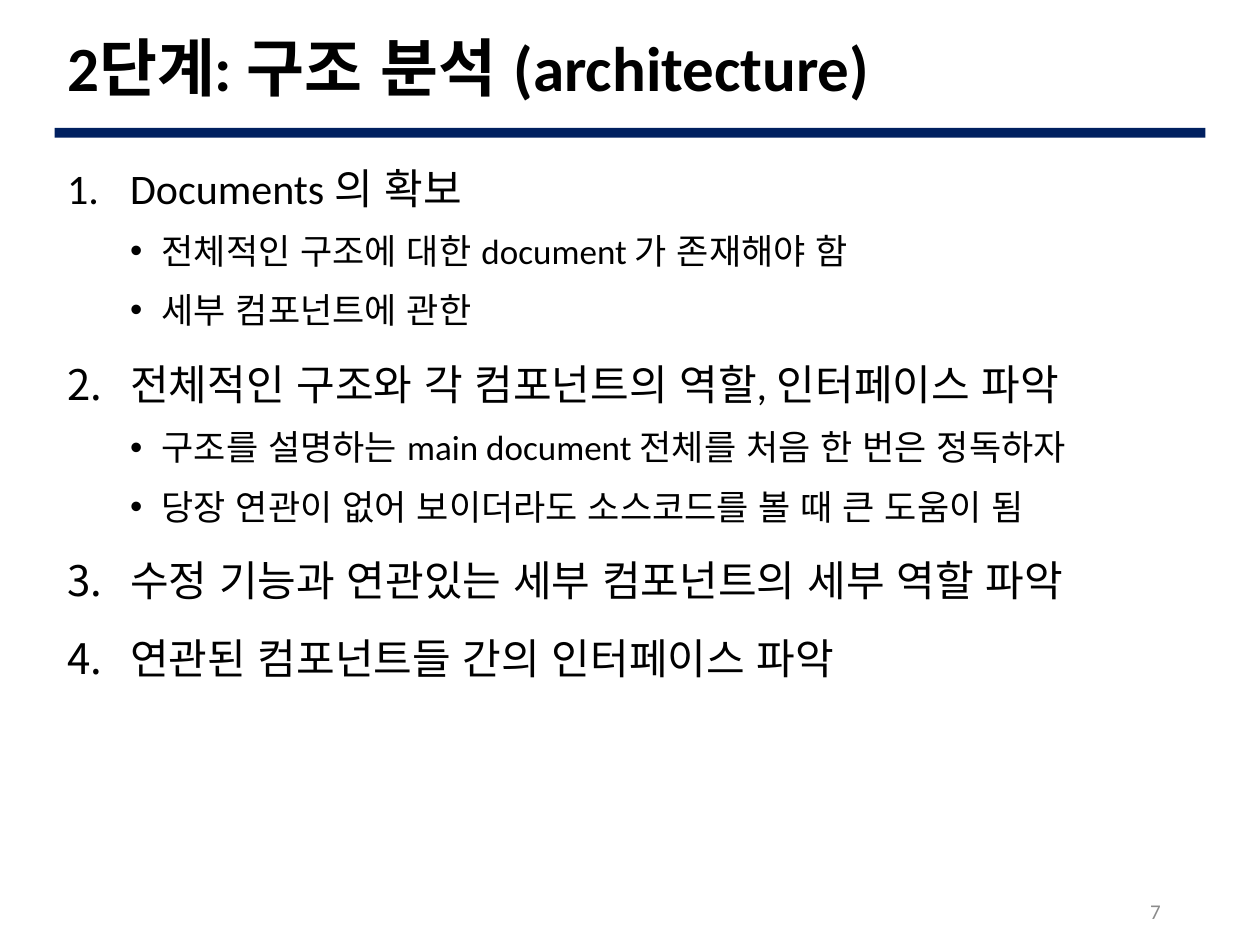
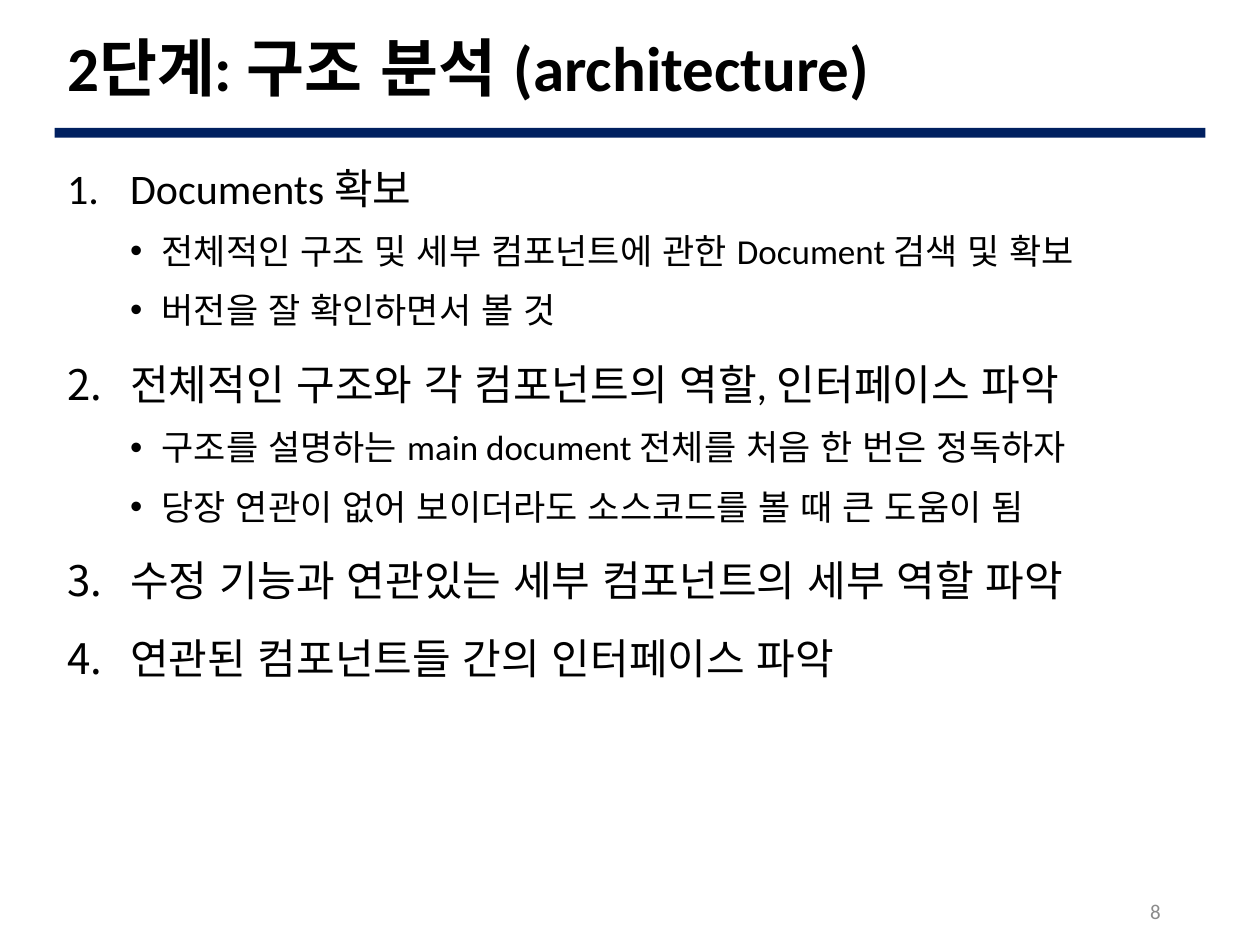
Before and after one commit to JBNU-JEduTools/osscourse, a slide deck: slide 8 of Slides 2020/8. 코드 분석 1.pptx (slide 7 before the commit). Drawn at 1260x945 pixels with LibreOffice and Linux fonts; fonts in the diff are those of the drawing; background and template pictures are left out. Boxes give left, top, right and bottom in pixels: in the first picture for what was removed or moved away, otherwise in the second. Text is boxed around its words. In the diff, an @@ line names an element or a change of style, - is before the commit and + after.

```diff
--- a/Slides 2020/8. 코드 분석 1.pptx
+++ b/Slides 2020/8. 코드 분석 1.pptx
@@ text at [130, 169, 1074, 326]: text changed @@
-1. Documents 의 확보
-  • 전체적인 구조에 대한 document 가 존재해야 함
-  • 세부 컴포넌트에 관한
+1. Documents 확보
+  • 전체적인 구조 및 세부 컴포넌트에 관한 Document 검색 및 확보
+  • 버전을 잘 확인하면서 볼 것
@@ page number at [1150, 905, 1161, 919]: text changed @@
-7
+8
```
Also in this commit, not shown: 9 other slides changed, 1 slide added, 1 slide removed, 10 other files.
